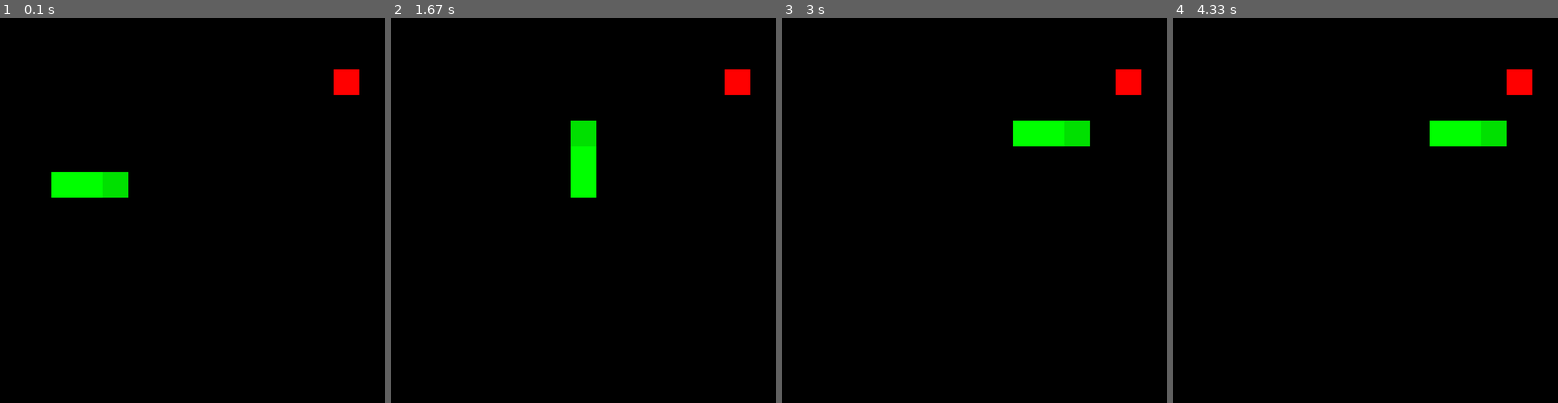
Above: before the commit, frames 1-4 (left to right).
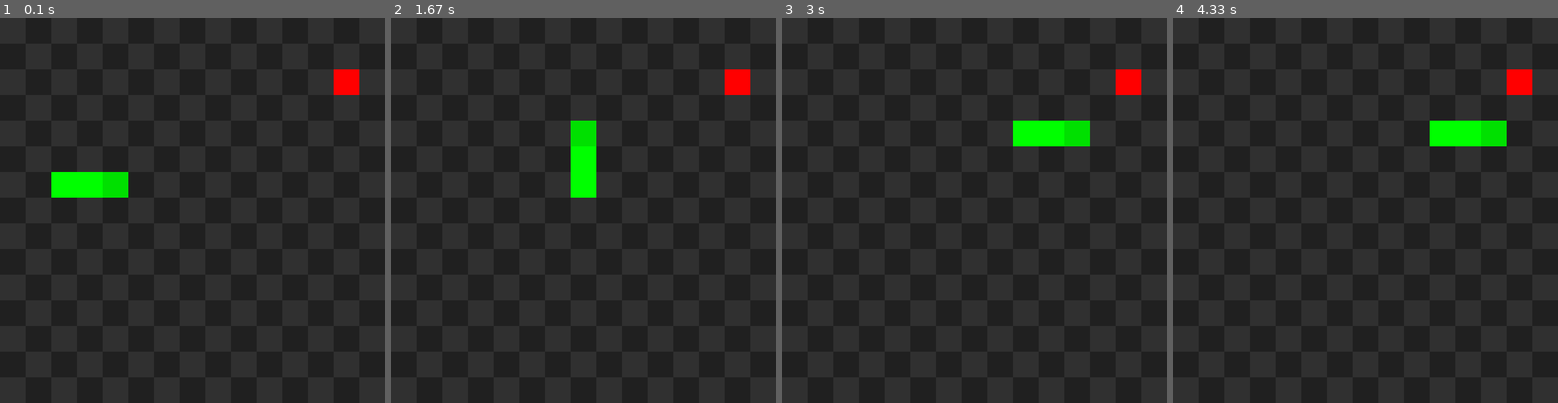
Above: after the commit, the same moments.

Repository: NorbertCode/PygameSnake
Game: pygame game, started from main.py
Same seed, same stepped clock (60 frames per second), same inputs: the game is played once before the commit and once after it.
Inputs:
- Up to frame 1 (0.1 s): no input
- Up to frame 2 (1.67 s): tap Space at 0.33 s; hold Up 1.17-1.63 s
- Up to frame 3 (3 s): hold Right 1.67-2.13 s; hold Left 2.17-2.7 s; hold Down from 2.73 s (still down)
- Up to frame 4 (4.33 s): release Down at 3.03 s; hold Left 3.07-3.47 s; hold Up 3.5-3.87 s; hold Right from 3.9 s (still down)

The runs differ from the first frame. In frame 1, 98% of the frame differs, in the area x 0-100%, y 0-100%; in frame 2, 98%; in frame 3, 98%; in frame 4, 98%.

Commit message:
added background

Diff:
--- a/main.py
+++ b/main.py
@@ -42,6 +42,16 @@
 timeSinceTick = 0
 
 gameOver = False
+
+background = pygame.Surface(window.get_size())
+bgWidth, bgHeight = background.get_size()
+color1 = (48, 48, 48)
+color2 = (32, 32, 32)
+for x in range((bgWidth + CELL_SIZE - 1) // CELL_SIZE):
+    for y in range((bgHeight + CELL_SIZE - 1) // CELL_SIZE):
+        tileColor = color1 if (x+y) % 2 == 0 else color2
+        tileRect = (x * CELL_SIZE, y * CELL_SIZE, CELL_SIZE, CELL_SIZE)
+        pygame.draw.rect(background, tileColor, tileRect)
 
 run = True
 while run:
@@ -113,17 +123,18 @@
     elif not gameOver:
         timeSinceTick += clock.tick()
 
-    else: # on game over
-        DrawText('You collected ' + str(pointsCollected) + (' points' if pointsCollected != 1 else ' point'), 30, 15, 15)
-        DrawText('Press space to restart', 30, 15, 50)
-        DrawText('Press esc to quit', 30, 15, 85)
-
     # --- Drawing ---
+    window.blit(background, (0, 0))
     pygame.draw.rect(window, (255, 0, 0), point)
     for cell in snake[1:]:
         pygame.draw.rect(window, (0, 255, 0), cell)
     pygame.draw.rect(window, (0, 224, 0), snake[0])
 
+    if gameOver:
+        DrawText('You collected ' + str(pointsCollected) + (' points' if pointsCollected != 1 else ' point'), 30, 15, 15)
+        DrawText('Press space to restart', 30, 15, 50)
+        DrawText('Press esc to quit', 30, 15, 85)
+
     pygame.display.update()
 
 pygame.quit()
